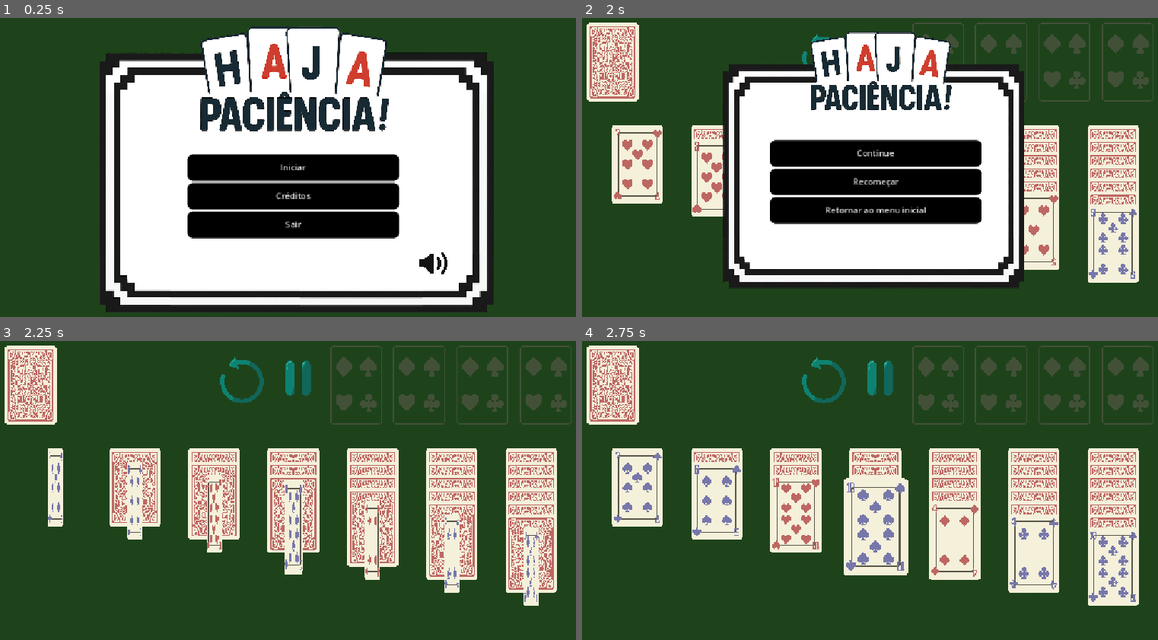
Above: before the commit, frames 1-4 (two rows, left to right).
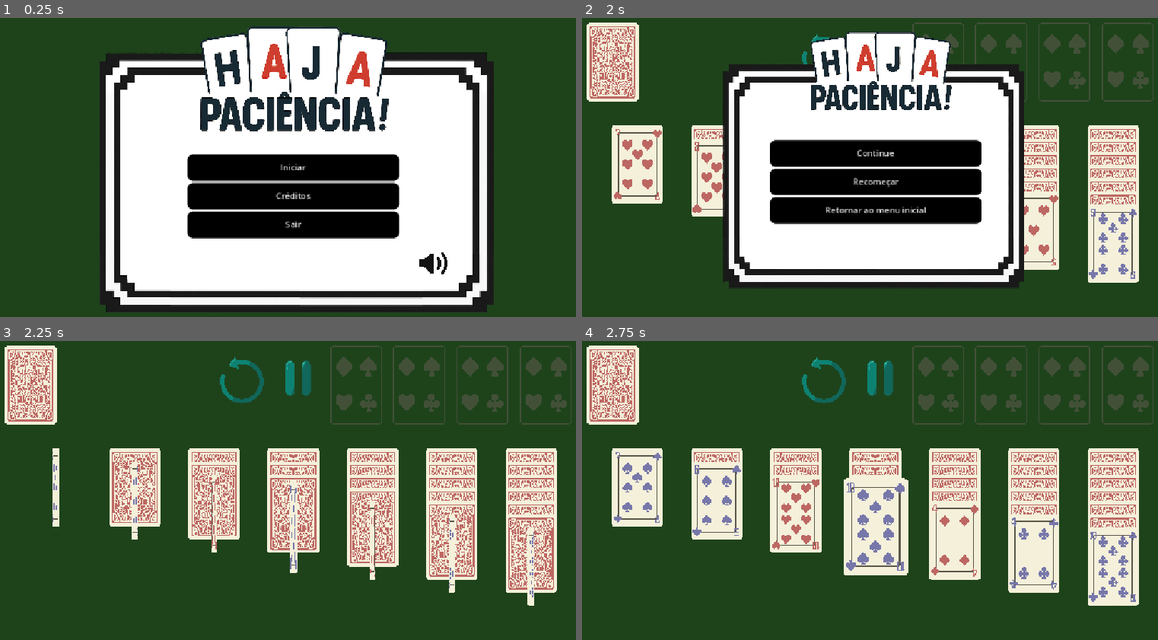
Above: after the commit, the same moments.

Repository: biarog/Paciencia-Maritacas
Game: Godot game, scene res://cenas/menu_inicial.tscn
The game is run twice, just before and just after one commit, with the same random seed, the same clock (stepped at 60 frames per second) and the same inputs. Video files are missing from this copy of the repository; at most half a second of black plays in their place.
Inputs (mouse positions are in pixels of both pictures, inside the frame that each line leads up to):
- Up to frame 1 (0.25 s): no input
- Up to frame 2 (2 s): click "Iniciar" at 0.5 s; click (881, 56) at 1.25 s
- Up to frame 3 (2.25 s): click "Recomeçar" at 2 s
- Up to frame 4 (2.75 s): no input

Frames 1-2 are identical in both runs. In frame 3, 2.6% of the frame differs, in the area x 8-94%, y 35-89%; in frame 4, nothing differs.

Commit message:
menu_pausa com som correto

Diff:
--- a/cenas/menu_inicial.tscn
+++ b/cenas/menu_inicial.tscn
@@ -18,6 +18,7 @@
 [ext_resource type="Texture2D" uid="uid://bpxoqmmvuomva" path="res://Assets/imagens/github_elegante_acinzentado.png" id="10_t3ad3"]
 [ext_resource type="AudioStream" uid="uid://fvw0e3aatopx" path="res://sons/som_click_botao.wav" id="14_lnb41"]
 [ext_resource type="Texture2D" uid="uid://ne2k133e5qca" path="res://Assets/imagens/com_som (1).png" id="15_gjun6"]
+[ext_resource type="AudioStream" uid="uid://cwr1b2a5tc6mu" path="res://sons/som_carta4.wav" id="19_cr666"]
 
 [sub_resource type="Theme" id="Theme_atqwx"]
 
@@ -164,6 +165,7 @@
 texture_hover = ExtResource("4_7l87f")
 
 [node name="com_som" type="TextureButton" parent="MenuInicial"]
+visible = false
 z_index = 100
 anchors_preset = 8
 anchor_left = 0.5
@@ -432,6 +434,11 @@
 texture_pressed = ExtResource("9_56w0b")
 texture_hover = ExtResource("10_t3ad3")
 
+[node name="som_carta" type="AudioStreamPlayer" parent="."]
+stream = ExtResource("19_cr666")
+volume_db = 0.155
+script = SubResource("GDScript_lnb41")
+
 [connection signal="pressed" from="MenuInicial/mudo" to="." method="_on_mudo_pressed"]
 [connection signal="pressed" from="MenuInicial/com_som" to="." method="_on_com_som_pressed"]
 [connection signal="pressed" from="MenuInicial/MarginContainer/VBoxContainer/Iniciar" to="." method="_on_iniciar_pressed"]
--- a/cenas/mesa_paciencia.tscn
+++ b/cenas/mesa_paciencia.tscn
@@ -14,6 +14,7 @@
 [ext_resource type="Texture2D" uid="uid://db24u72u6mg6c" path="res://Assets/GUI/pause_btn.png" id="7_gutj4"]
 [ext_resource type="Script" uid="uid://cpfvyrr43jw0i" path="res://scripts/GUI/button_animation.gd" id="7_snca4"]
 [ext_resource type="Script" uid="uid://dcqp7oc0r2exi" path="res://scripts/GUI/menu_pausa.gd" id="8_wu64m"]
+[ext_resource type="AudioStream" uid="uid://fvw0e3aatopx" path="res://sons/som_click_botao.wav" id="15_gx71f"]
 [ext_resource type="Script" uid="uid://dyfvlqa220tqd" path="res://scripts/GUI/timer.gd" id="15_x2ec5"]
 
 [sub_resource type="RectangleShape2D" id="RectangleShape2D_udm32"]
@@ -21,6 +22,19 @@
 
 [sub_resource type="StyleBoxFlat" id="StyleBoxFlat_2ioiy"]
 bg_color = Color(0.6, 0.6, 0.6, 0)
+
+[sub_resource type="GDScript" id="GDScript_duxk7"]
+script/source = "extends AudioStreamPlayer
+
+var flag : bool = true
+
+func set_flag(habilitacao : bool):
+	flag = habilitacao;
+
+func play_som():
+	if (flag):
+		$\".\".play()
+"
 
 [node name="Mesa Paciencia" type="Control"]
 layout_direction = 2
@@ -410,6 +424,11 @@
 theme_override_styles/normal = ExtResource("6_c4sgq")
 text = "Retornar ao menu inicial"
 
+[node name="som_botao" type="AudioStreamPlayer" parent="MenuPausa"]
+stream = ExtResource("15_gx71f")
+volume_db = 0.155
+script = SubResource("GDScript_duxk7")
+
 [node name="Timer" type="Node2D" parent="."]
 script = ExtResource("15_x2ec5")
 
--- a/scripts/GUI/menu_inicial.gd
+++ b/scripts/GUI/menu_inicial.gd
@@ -2,12 +2,16 @@
 
 var save = load("res://scripts/save.gd") #para poder carregar a clase "abstrata"
 
+func _ready():
+	if(save.get_mudo()):
+		$MenuInicial/mudo.show()
+	else:
+		$MenuInicial/com_som.show()
 
 func _on_sair_pressed() -> void:
 	if(!save.get_mudo()):
 		$MenuInicial/MarginContainer/VBoxContainer/som_botao.play()
 	get_tree().quit()
-
 
 
 func _on_iniciar_pressed() -> void:
--- a/scripts/Paciencia/mesa_paciencia.gd
+++ b/scripts/Paciencia/mesa_paciencia.gd
@@ -4,6 +4,7 @@
 @onready var controle_deck := $"Controle Deck"
 @onready var controle_casas := $"Controle Casas"
 @onready var controle_jogo := $"Controle Jogo"
+var save = load("res://scripts/save.gd") #para poder carregar a clase "abstrata"
 
 var pilha_movimentos : Pilha
 
@@ -50,16 +51,29 @@
 
 func _on_continue_pressed() -> void:
 	_unpause_game()
+	if(!save.get_mudo()):
+		$MenuPausa/som_botao.play()
 
 func _on_retornar_menu_inicial_pressed() -> void:
 	_unpause_game()
+	if(!save.get_mudo()):
+		$MenuPausa/som_botao.play()
+	await get_tree().create_timer(0.01).timeout
 	get_tree().change_scene_to_file("res://cenas/menu_inicial.tscn")
 
+
 func _on_recomecar_pressed() -> void:
+	if(!save.get_mudo()):
+		$MenuPausa/som_botao.play()
+	await get_tree().create_timer(0.01).timeout
+
 	_unpause_game()
 	get_tree().change_scene_to_file("res://cenas/mesa_paciencia.tscn")
 
+
 func _on_pausar_pressed() -> void:
+	if(!save.get_mudo()):
+		$MenuPausa/som_botao.play()
 	_pause_game()
 
 # Funções relacionadas a pilha de movimentos
Not shown: 1 places in cenas/menu_inicial.tscn that only renumber resources
Not shown: 1 places in cenas/mesa_paciencia.tscn that only renumber resources
